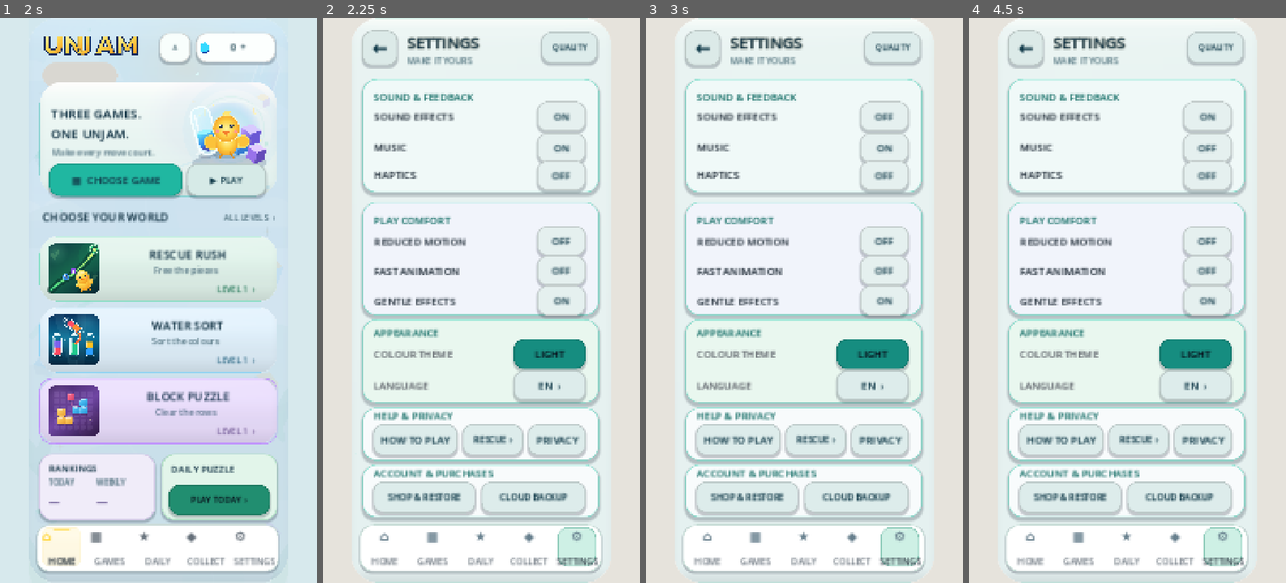
Above: before the commit, frames 1-4 (left to right).
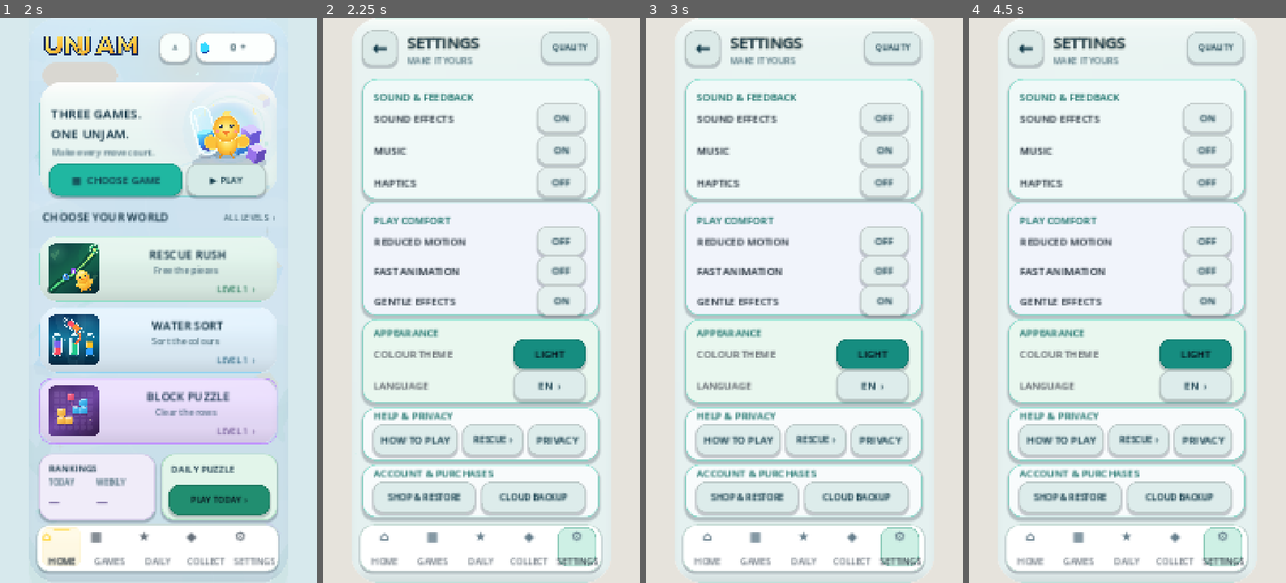
Above: after the commit, the same moments.

Repository: eghosa001/unjam
Game: Godot game, scene res://scenes/Boot.tscn
Two runs of this game, one before a commit and one after it. Both use one fixed random seed, a clock stepped at 60 frames per second and the inputs below.
Inputs (mouse positions are in pixels of both pictures, inside the frame that each line leads up to):
- Up to frame 1 (2 s): tap Enter (ui_accept) at 0.5, 0.77, 1.25 s; move the mouse to (228, 272) at 0.52 s; click (228, 272) at 0.67 s; drag from (95, 328) to (142, 413) at 1.27 s
- Up to frame 2 (2.25 s): click (576, 549) at 2 s
- Up to frame 3 (3 s): click "ON" at 2.75 s
- Up to frame 4 (4.5 s): click "OFF" at 3.5 s; click "ON" at 4.25 s

Frame 1 is identical in both runs. In frame 2, 2.7% of the frame differs, in the area x 12-88%, y 14-33%; in frame 3, 2.7%; in frame 4, 2.7%.

Commit message:
fix(ui): extend Settings sound card for haptics while preserving tested control positions

Diff:
--- a/scripts/ui/premium_main_casual.gd
+++ b/scripts/ui/premium_main_casual.gd
@@ -1189,11 +1189,11 @@
 	var heading_color := FIGMA_GOLD.lightened(0.08) if dark_mode else Color("#7c5c16")
 	var muted_color := Color("#b8c2cc") if dark_mode else FIGMA_MUTED
 
-	_figma_settings_card(canvas,"SettingsCard/Sound",Rect2(17,91,354,170),card_fill,card_border,dark_mode)
+	_figma_settings_card(canvas,"SettingsCard/Sound",Rect2(17,91,354,180),card_fill,card_border,dark_mode)
 	_figma_text(canvas,"SOUND & FEEDBACK",Rect2(33,107,208,18),15,heading_color)
-	_figma_setting_row(canvas,"sound","SOUND EFFECTS",128,139,true,false,dark_mode)
-	_figma_setting_row(canvas,"music","MUSIC",175,185,true,false,dark_mode)
-	_figma_setting_row(canvas,"vibration","HAPTICS",216,226,true,false,dark_mode)
+	_figma_setting_row(canvas,"sound","SOUND EFFECTS",130,142,true,false,dark_mode)
+	_figma_setting_row(canvas,"music","MUSIC",178,190,true,false,dark_mode)
+	_figma_setting_row(canvas,"vibration","HAPTICS",226,238,true,false,dark_mode)
 
 	_figma_settings_card(canvas,"SettingsCard/Comfort",Rect2(17,275,354,169),card_fill,card_border,dark_mode)
 	_figma_text(canvas,"PLAY COMFORT",Rect2(33,291,192,18),15,heading_color)
